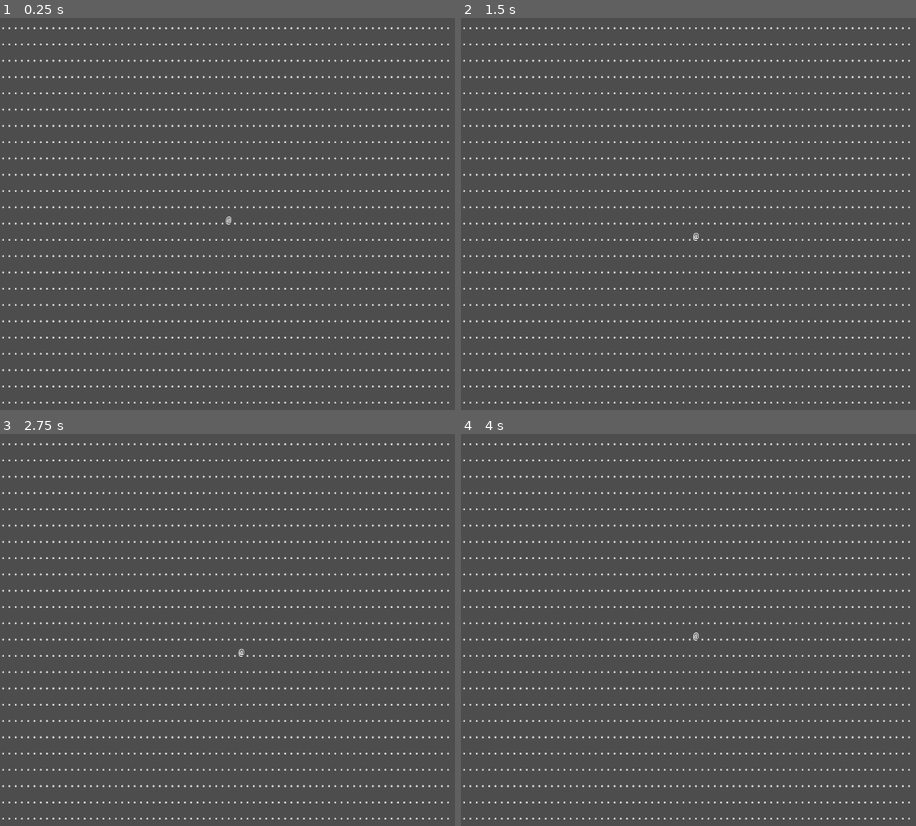
Above: before the commit, frames 1-4 (two rows, left to right).
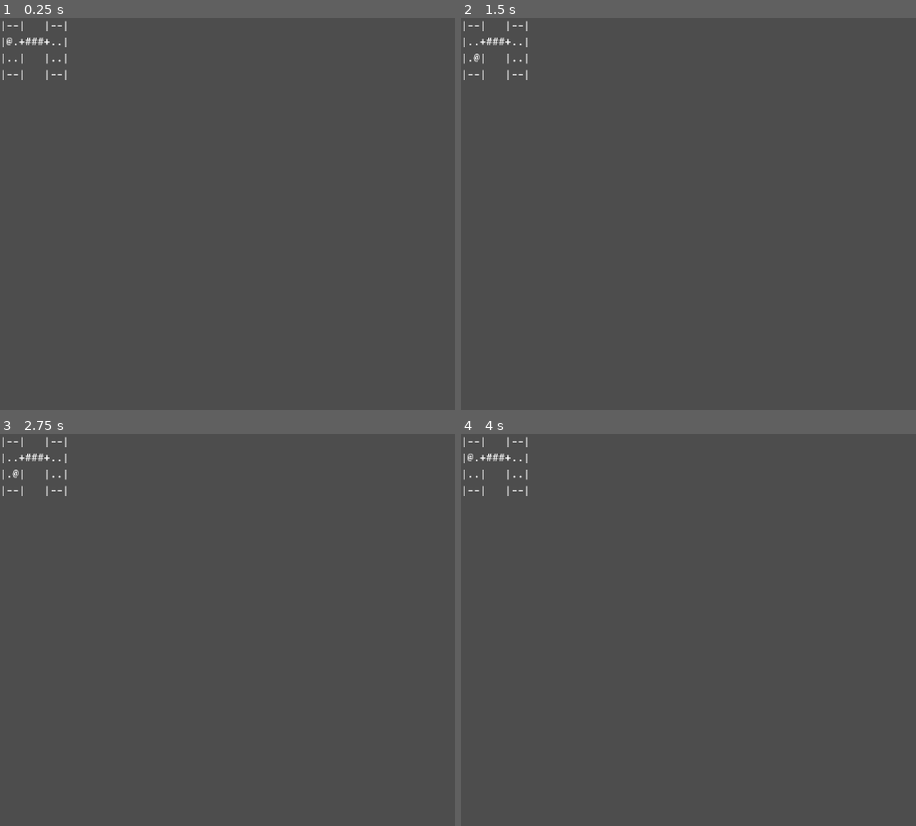
Above: after the commit, the same moments.

Repository: Kristjan-Kessel/GodotRogue
Game: Godot game, scene res://Scenes/main.tscn
Two runs of this game, one before a commit and one after it. Both use one fixed random seed, a clock stepped at 60 frames per second and the inputs below.
Inputs:
- Up to frame 1 (0.25 s): no input
- Up to frame 2 (1.5 s): tap Enter at 0.5 s; hold Right (ui_right) 0.53-1.28 s; tap Space at 1.25 s; hold Down (ui_down) from 1.28 s (still down)
- Up to frame 3 (2.75 s): tap Enter at 2 s; release Down (ui_down) at 2.03 s; hold Right (ui_right) from 2.03 s (still down)
- Up to frame 4 (4 s): tap Space at 2.75 s; release Right (ui_right) at 2.78 s; hold Up (ui_up) 2.78-3.53 s; tap Enter at 3.5 s; hold Left (ui_left) from 3.53 s (still down)

The runs differ from the first frame. In frame 1, 4.6% of the frame differs, in the area x 0-99%, y 0-99%; in frame 2, 4.6%; in frame 3, 4.6%; in frame 4, 4.6%.

Commit message:
Add ascii to tilemap, add test level.

Diff:
--- a/Globals/Constants.gd
+++ b/Globals/Constants.gd
@@ -6,10 +6,11 @@
 const PLAYER = "@"
 const FLOOR = "."
 const CORRIDOR = "#"
-const WALL = "-"
-const CEILING = "|";
+const WALL = "|"
+const CEILING = "-"
 const DOOR = "+"
 const ITEM = "*"
 const MONSTER = "%"
 const GOLD = "$"
 const TRAP = "&"
+const EMPTY = " "
--- /dev/null
+++ b/Scripts/level_generator.gd
@@ -0,0 +1,43 @@
+extends Node
+
+class_name LevelGenerator
+
+static func generate_basic_room(width: int, height: int) -> Array:
+	var map = []
+	for y in range(height):
+		var row = []
+		for x in range(width):
+			if y == 0 or y == height - 1 or x == 0 or x == width - 1:
+				row.append(Constants.WALL)
+			else:
+				row.append(Constants.FLOOR)
+		map.append(row)
+	return map
+
+static func convert_ascii_to_tiles(ascii_map: Array, player: Node) -> Array:
+	var tile_map = []
+	for y in range(ascii_map.size()):
+		var row = []
+		for x in range(ascii_map[y].size()):
+			var char = ascii_map[y][x]
+			var tile = null
+			match char:
+				Constants.WALL:
+					tile = Tile.new("wall", false, Constants.WALL)
+				Constants.CEILING:
+					tile = Tile.new("wall", false, Constants.CEILING)
+				Constants.FLOOR:
+					tile = Tile.new("floor", true, Constants.FLOOR)
+				Constants.DOOR:
+					tile = Tile.new("door", true, Constants.DOOR)
+				Constants.CORRIDOR:
+					tile = Tile.new("corridor",true,Constants.CORRIDOR)
+				Constants.PLAYER:
+					tile = Tile.new("floor",true,Constants.FLOOR)
+					player.position = Vector2(x,y);
+					tile.entity = player
+				_:
+					tile = Tile.new("empty", false,Constants.EMPTY)
+			row.append(tile)
+		tile_map.append(row)
+	return tile_map
--- a/Scripts/main.gd
+++ b/Scripts/main.gd
@@ -4,34 +4,32 @@
 @onready var level = $Label
 @onready var player = $Player
 
+var test_map = [
+	["|", "-", "-", "|", " ", " ", " ", "|", "-", "-", "|"],
+	["|", "@", ".", "+", "#", "#", "#", "+", ".", ".", "|"],
+	["|", ".", ".", "|", " ", " ", " ", "|", ".", ".", "|"],
+	["|", "-", "-", "|", " ", " ", " ", "|", "-", "-", "|"],
+]
+
 func _ready():
 	Globals.initialize_randomness()
 	print("Using seed: ", Globals.rng_seed)
-	generate_map()
+	var ascii_map = test_map #LevelGenerator.generate_basic_room(Globals.map_width, Globals.map_height)
+	map_data = LevelGenerator.convert_ascii_to_tiles(ascii_map, player)
+
 	render_map()
-
-func generate_map():
-	map_data.clear()
-	for y in range(Globals.map_height):
-		var row = []
-		for x in range(Globals.map_width):
-			row.append(Tile.new("floor", true, Constants.FLOOR))
-		map_data.append(row)
-
-	var start_pos = Vector2(Globals.map_width / 2, Globals.map_height / 2)
-	map_data[start_pos.y][start_pos.x].entity = player
-	player.position = start_pos
 
 func render_map():
 	var map_str = ""
-	for y in range(Globals.map_height):
-		for x in range(Globals.map_width):
+	for y in range(map_data.size()):
+		for x in range(map_data[y].size()):
 			var tile = map_data[y][x]
 			if tile.entity == null:
 				map_str += tile.ascii
 			else:
 				map_str += tile.entity.ascii
 		map_str += "\n"
+
 	level.text = map_str
 
 func _on_player_move(new_position: Vector2) -> void:
